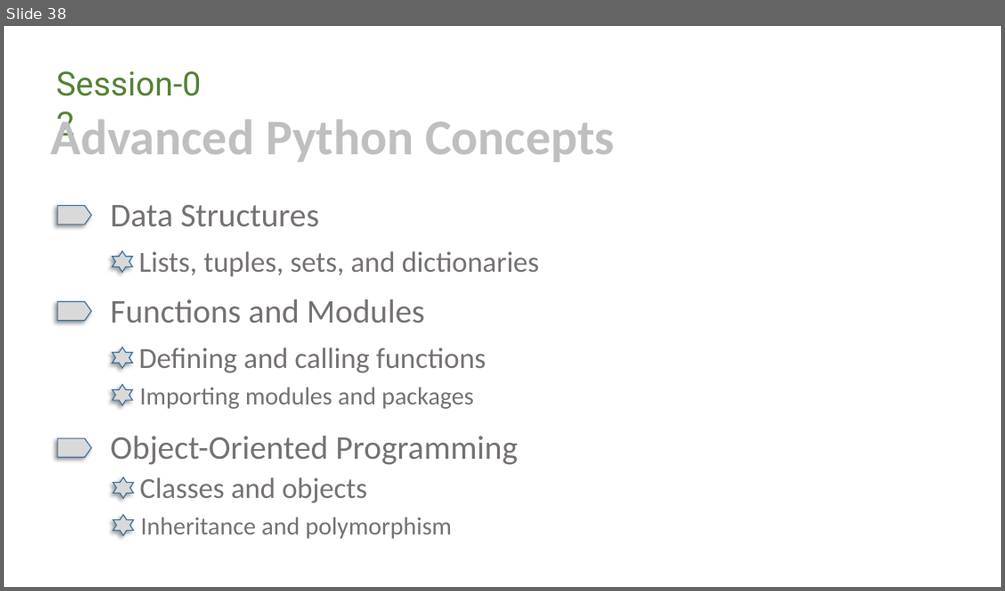
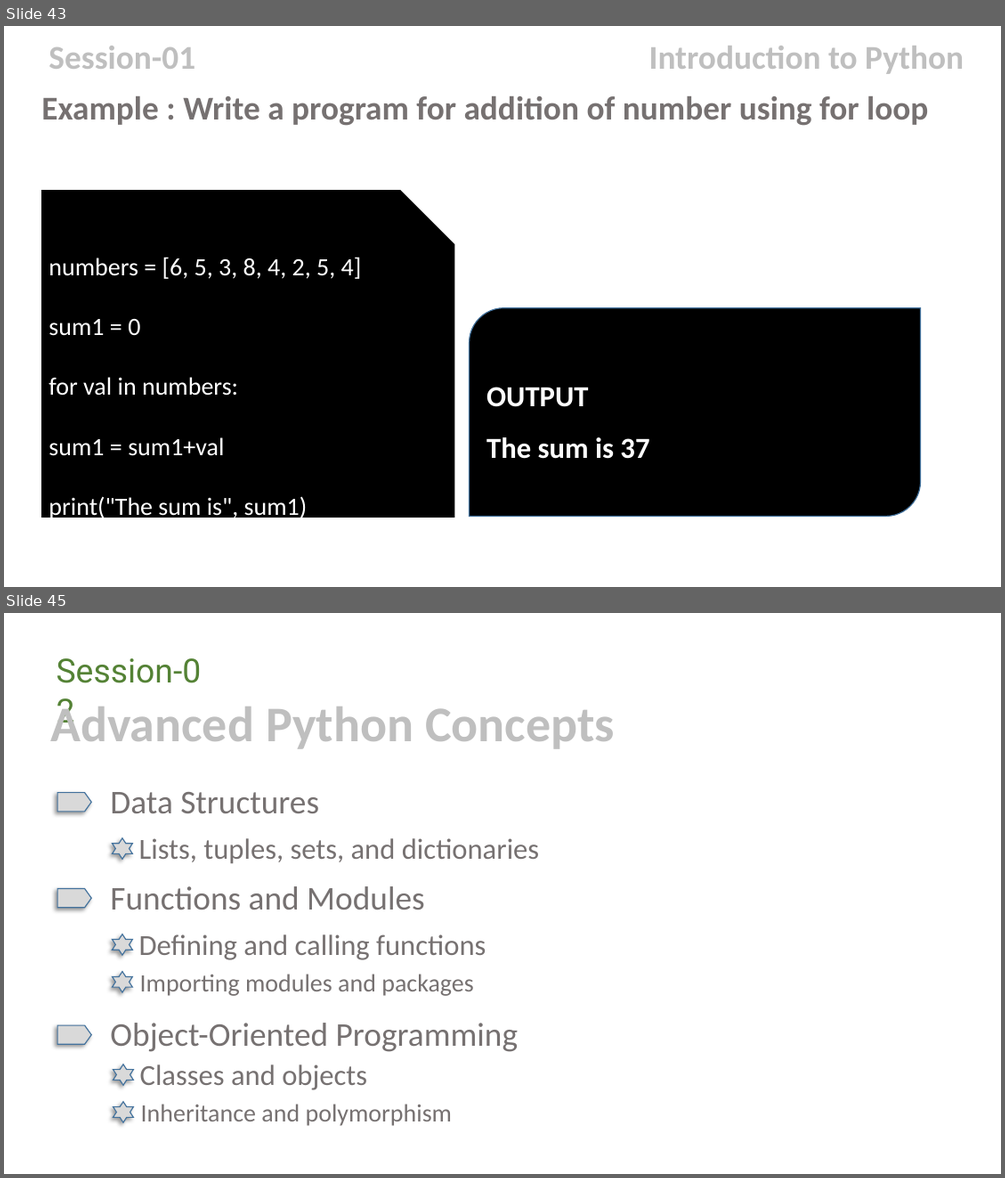
Before and after one commit to bibhu-otz/.NET, a slide deck: Python.pptx. Shown one above the other, each under a label of ours: slide 38 before the commit, slides 43 and 45 after it; the slides between them are not shown. The pictures are 1005x591 and 1005x1178 pixels, drawn with LibreOffice and Linux fonts; fonts in the diff are those of the drawing; background and template pictures are left out. Boxes give left, top, right and bottom in pixels: in the first picture for what was removed or moved away, otherwise in the second. Text is boxed around its words. In the diff, an @@ line names an element or a change of style, - is before the commit and + after.

```diff
--- a/Python.pptx
+++ b/Python.pptx
@@ slide 43 added at bbox=[4, 26, 1001, 587], background picture (left out) @@
@@ text added at bbox=[48, 46, 195, 69], 32 pt, text #BFBFBF, bold @@
+Session-01
@@ text added at bbox=[649, 46, 963, 74], 32 pt, text #BFBFBF, bold @@
+Introduction to Python
@@ text added at bbox=[41, 96, 928, 126], 32 pt, text #767171, bold @@
+Example : Write a program for addition of number using for loop
@@ snip rect added at bbox=[41, 190, 455, 517], fill #000000, 24 pt, text #FFFFFF @@
+numbers = [6, 5, 3, 8, 4, 2, 5, 4]
+sum1 = 0
+for val in numbers:
+sum1 = sum1+val
+print("The sum is", sum1)
@@ round diag rect added at bbox=[469, 308, 921, 516], fill #000000, outline #43739E 1 pt, 28 pt, text #FFFFFF, bold @@
+OUTPUT
+The sum is 37
@@ what was slide 38 is now slide 45 @@
```
Also in this commit, not shown: 6 other slides added.
